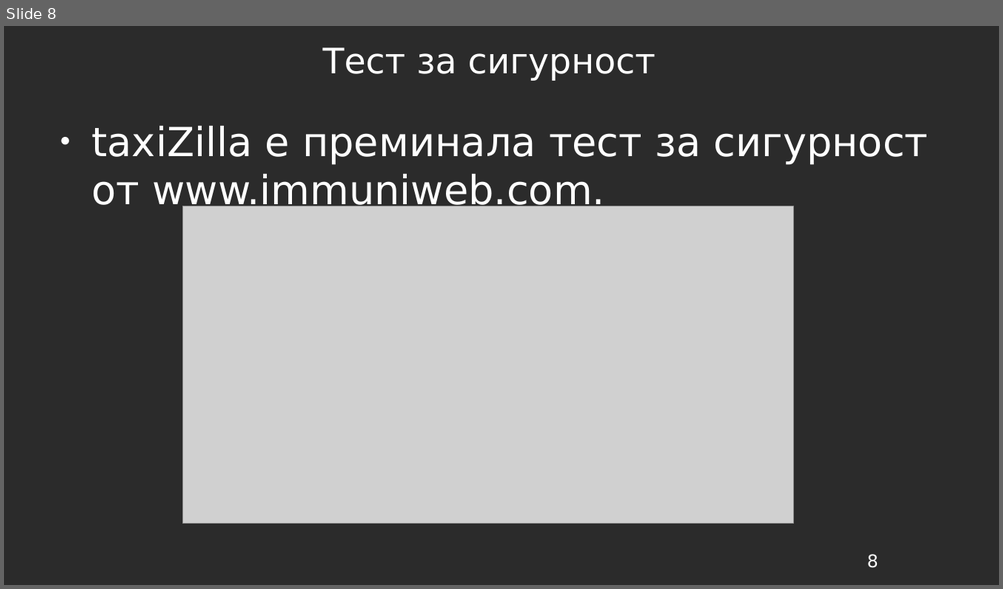
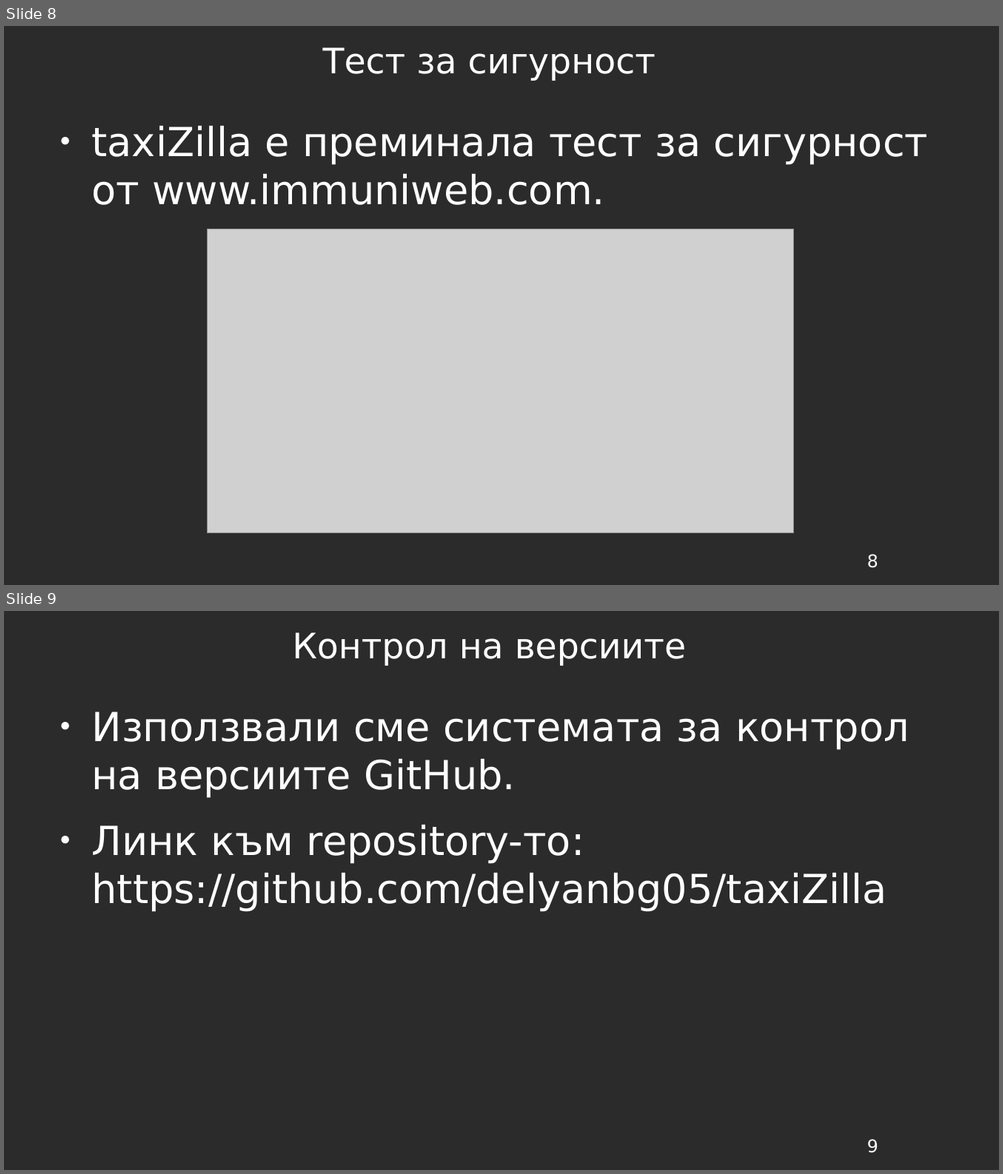
Before and after one commit to delyan-boychev/taxiZilla, a slide deck: documents/taxiZilla-Presentation.odp. Shown one above the other, each under a label of ours: slide 8 before the commit, slides 8 and 9 after it. The pictures are 1003x589 and 1003x1174 pixels, drawn with LibreOffice and Linux fonts; fonts in the diff are those of the drawing; grey boxes stand for pictures; background and template pictures are left out; a plain dark background stands for a picture behind light text. Boxes give left, top, right and bottom in pixels: in the first picture for what was removed or moved away, otherwise in the second. Text is boxed around its words. In the diff, an @@ line names an element or a change of style, - is before the commit and + after.

```diff
--- a/documents/taxiZilla-Presentation.odp
+++ b/documents/taxiZilla-Presentation.odp
@@ slide 9 added at bbox=[4, 611, 999, 1170], background picture (left out); not listed: 1 template element that a slide beside it also shows @@
@@ title added at bbox=[292, 632, 686, 666], 28 pt, text #FFFFFF @@
+Контрол на версиите
@@ text added at bbox=[92, 712, 909, 911], 32 pt, text #FFFFFF @@
+● Използвали сме системата за контрол на версиите GitHub.
+● Линк към repository-то: https://github.com/delyanbg05/taxiZilla
@@ slide 8 changed as well @@
@@ picture: place and size @@
-picture at bbox=[182, 207, 794, 524]
+picture at bbox=[207, 229, 794, 534]
```
Also in this commit, not shown: 3 other slides changed, 3 other slides added, 2 slides removed, 3 other files.
